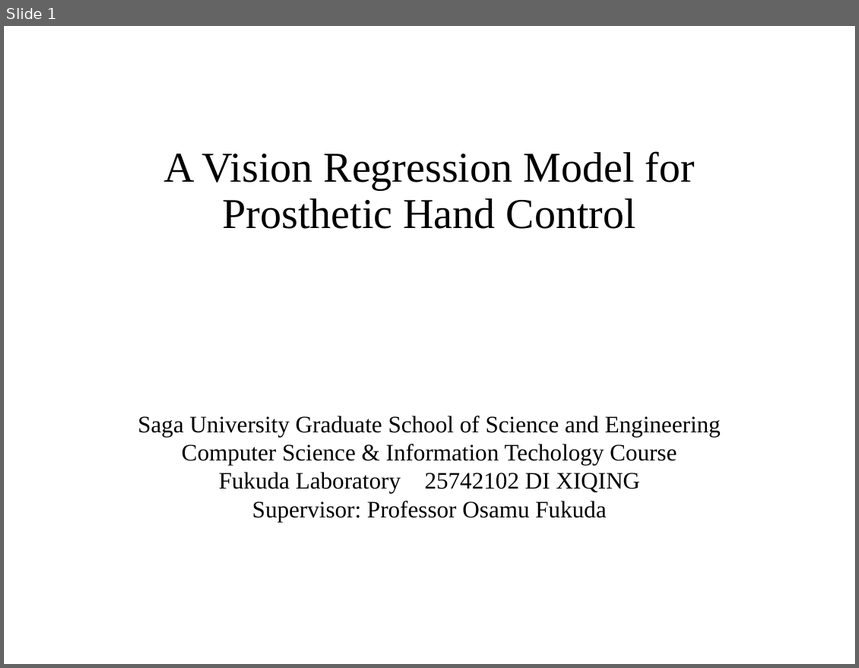
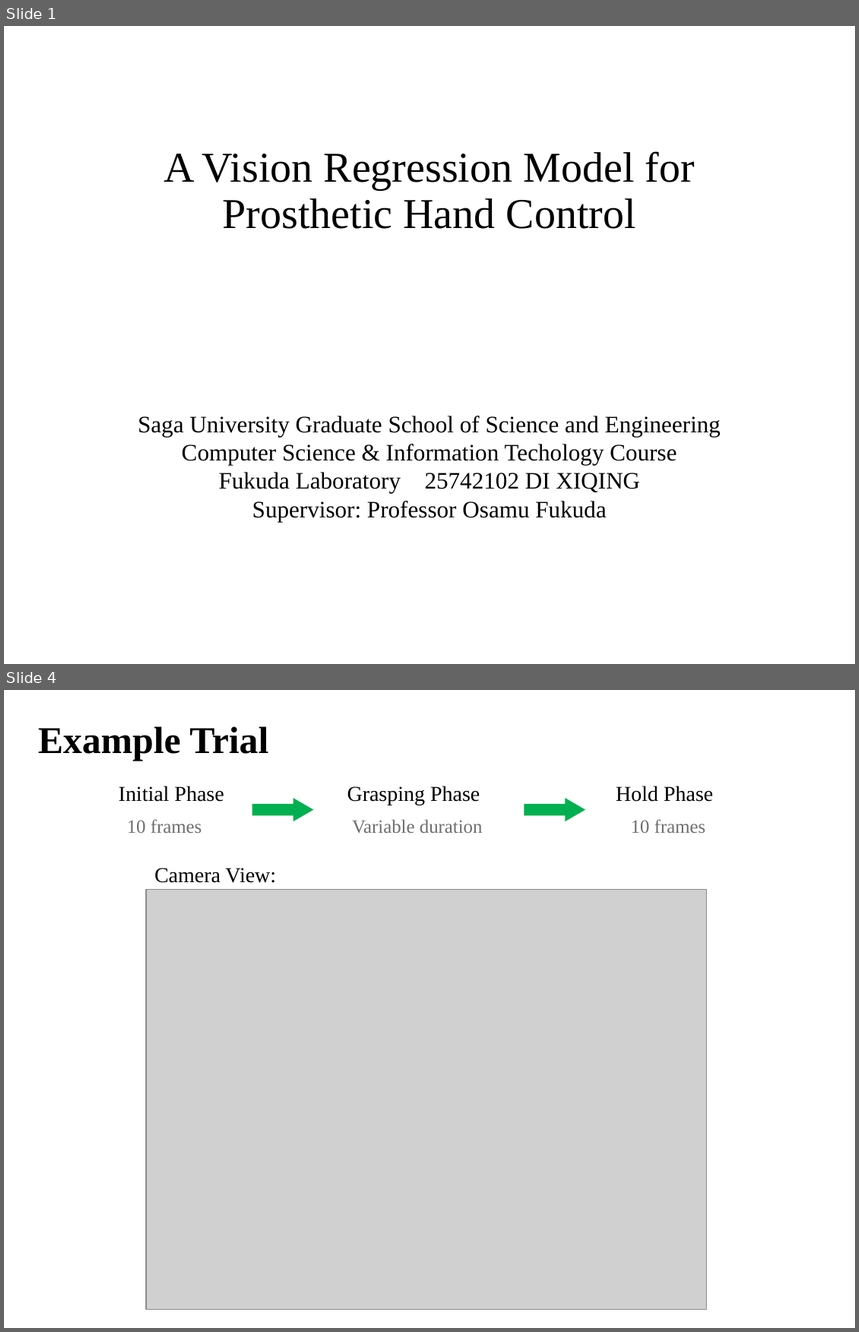
Before and after one commit to DiXiQing/Multimodal_Imitation_Learning, a slide deck: Zemi/2026-10-28-Di.pptx. Shown one above the other, each under a label of ours: slide 1 before the commit, slides 1 and 4 after it; the slides between them are not shown. The pictures are 859x668 and 859x1332 pixels, drawn with LibreOffice and Linux fonts; fonts in the diff are those of the drawing; grey boxes stand for pictures. Boxes give left, top, right and bottom in pixels: in the first picture for what was removed or moved away, otherwise in the second. Text is boxed around its words. In the diff, an @@ line names an element or a change of style, - is before the commit and + after.

```diff
--- a/Zemi/2026-10-28-Di.pptx
+++ b/Zemi/2026-10-28-Di.pptx
@@ slide 4 added at bbox=[4, 690, 855, 1328], background #FFFFFF @@
@@ text added at bbox=[38, 726, 268, 761], 32 pt, text #000000, bold @@
+Example Trial
@@ text added at bbox=[119, 786, 224, 802], 18 pt, text #000000 @@
+Initial Phase
@@ right arrow added at bbox=[253, 798, 314, 822], fill #00B050 @@
@@ text added at bbox=[348, 786, 480, 806], 18 pt, text #000000 @@
+Grasping Phase
@@ right arrow added at bbox=[524, 798, 585, 822], fill #00B050 @@
@@ text added at bbox=[616, 786, 713, 802], 18 pt, text #000000 @@
+Hold Phase
@@ text added at bbox=[127, 819, 202, 833], 16 pt, text #6E6E6E @@
+10 frames
@@ text added at bbox=[352, 820, 483, 833], 16 pt, text #6E6E6E @@
+Variable duration
@@ text added at bbox=[631, 819, 706, 833], 16 pt, text #6E6E6E @@
+10 frames
@@ text added at bbox=[154, 868, 276, 883], 18 pt, text #000000 @@
+Camera View:
@@ picture added at bbox=[146, 889, 706, 1309] @@
```
Also in this commit, not shown: 4 slides changed, 8 other slides added, 12 slides removed, 49 other files.
